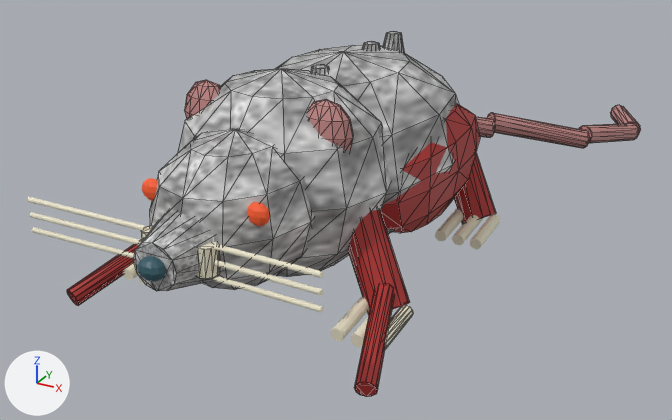
Renders of the OBJ model projects/labs/scene-benchmarks/assets/models/b009/rat_lunge.obj from each side of a commit.
Before and after are seen from a camera (50 mm lens) standing at (1.68, -3.14, 1.67) and looking at (-0.1, 0.1, 0.05). Arrows for +X, +Y and +Z are at lower left; the lights stay in place. The first picture is the older version. Mesh edges are drawn as thin lines on the coarser meshes. Where no turn or scale is listed for an object, it has been applied to the vertices.

The first picture shows 'Dorsal_ridge.010', 'Dorsal_ridge.011', 'Dorsal_ridge.013', 'Long_foreclaw.004', 'Long_foreclaw.005', 'Mutant_flank.005', 'Rat_body.002', 'Rat_ear.004', 'Rat_ear.005', 'Rat_head.002', 'Rat_leg.010', 'Rat_leg.011', 'Rat_muzzle.002', 'Rat_shoulders.002', 'Rat_tail.008', 'Rat_tail.009', 'Rat_tail.010', 'Rat_tail.011' and 18 more.
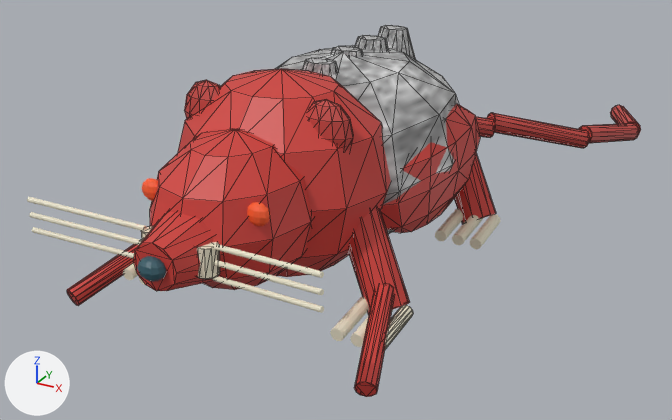
Pixel boxes (x1, y1, x2, y2) of what changed, in the pictures (672 x 420 px):
'Rat_shoulders.002', recoloured (grey to red): (177, 69, 391, 277) in both
'Rat_head.002', recoloured (grey to red): (150, 129, 314, 290) in both
'Mutant_flank.005', recoloured: (381, 104, 480, 233) in both
'Rat_muzzle.002', recoloured (grey to red): (133, 211, 222, 291) in both
'Rat_leg.010', recoloured: (348, 210, 409, 315) in both
'Long_foreclaw.005', recoloured: (354, 284, 394, 397) in both
'Rat_tail.009', recoloured: (487, 113, 590, 148) in both
'Rat_ear.005', recoloured (darker): (308, 99, 353, 151) in both
'Rat_leg.011', recoloured: (454, 153, 496, 222) in both
'Long_foreclaw.004', recoloured: (67, 239, 142, 306) in both
'Rat_tail.010', recoloured: (579, 123, 639, 143) in both
'Rat_ear.004', recoloured (darker): (184, 80, 220, 118) in both
'Dorsal_ridge.010', rescaled: before (383, 31, 405, 53); after (378, 25, 416, 60)
'Dorsal_ridge.013', rescaled: before (311, 65, 329, 73); after (303, 58, 338, 76)
'Dorsal_ridge.011', rescaled: before (363, 41, 380, 49); after (355, 35, 389, 51)
'Rat_tail.011', recoloured: (610, 105, 641, 133) in both
'Rat_tail.008', recoloured: (476, 117, 496, 138) in both

What the commit changed:
Material 'Exposed_mutant_muscle' (mat_exposed_mutant_muscle) changes colour from red #af2f2c to red #ce3f38; in linear values from (0.43, 0.028, 0.025) to (0.62, 0.05, 0.04).
Material 'Rat_tail' (mat_rat_tail) changes colour from pink #c08684 to red #c4453f; in linear values from (0.53, 0.24, 0.23) to (0.55, 0.06, 0.05).
me_dorsal_ridge_010 is used by ob_dorsal_ridge_010; location (0.0, 0.0, 0.0).
me_dorsal_ridge_010 had 24 vertices, 44 faces and spanned x -0.07..0.07, y 0.35..0.49, z 0.589..0.769.
me_dorsal_ridge_010 now has 24 vertices, 44 faces and spans x -0.133..0.133, y 0.322..0.518, z 0.566..0.791.
me_dorsal_ridge_010 part 1: the whole mesh is scaled about its middle by (1.9, 1.4, 1.25).
me_dorsal_ridge_011 is used by ob_dorsal_ridge_011; location (0.0, 0.0, 0.0).
me_dorsal_ridge_011 had 24 vertices, 44 faces and spanned x -0.07..0.07, y 0.14..0.28, z 0.589..0.769.
me_dorsal_ridge_011 now has 24 vertices, 44 faces and spans x -0.133..0.133, y 0.112..0.308, z 0.566..0.791.
me_dorsal_ridge_011 part 2: the whole mesh is scaled about its middle by (1.9, 1.4, 1.25).
me_dorsal_ridge_013 is used by ob_dorsal_ridge_013; location (0.0, 0.0, 0.0).
me_dorsal_ridge_013 had 24 vertices, 44 faces and spanned x -0.07..0.07, y -0.28..-0.14, z 0.589..0.769.
me_dorsal_ridge_013 now has 24 vertices, 44 faces and spans x -0.133..0.133, y -0.308..-0.112, z 0.566..0.791.
me_dorsal_ridge_013 part 3: the whole mesh is scaled about its middle by (1.9, 1.4, 1.25).
me_rat_head_002 has 62 vertices, 120 faces and spans x -0.28..0.28, y -1.11..-0.43, z 0.151..0.691.
me_rat_head_002 no longer uses material mat_mutant_mottled_grey (picture img_mutant_fur_png).
me_rat_head_002 gains material mat_exposed_mutant_muscle (red #ce3f38).
me_rat_muzzle_002 has 24 vertices, 44 faces and spans x -0.18..0.18, y -1.22..-0.88, z 0.21..0.57.
me_rat_muzzle_002 no longer uses material mat_mutant_mottled_grey (picture img_mutant_fur_png).
me_rat_muzzle_002 gains material mat_exposed_mutant_muscle (red #ce3f38).
me_rat_shoulders_002 has 62 vertices, 120 faces and spans x -0.41..0.41, y -0.85..-0.11, z 0.065..0.825.
me_rat_shoulders_002 no longer uses material mat_mutant_mottled_grey (picture img_mutant_fur_png).
me_rat_shoulders_002 gains material mat_exposed_mutant_muscle (red #ce3f38).
